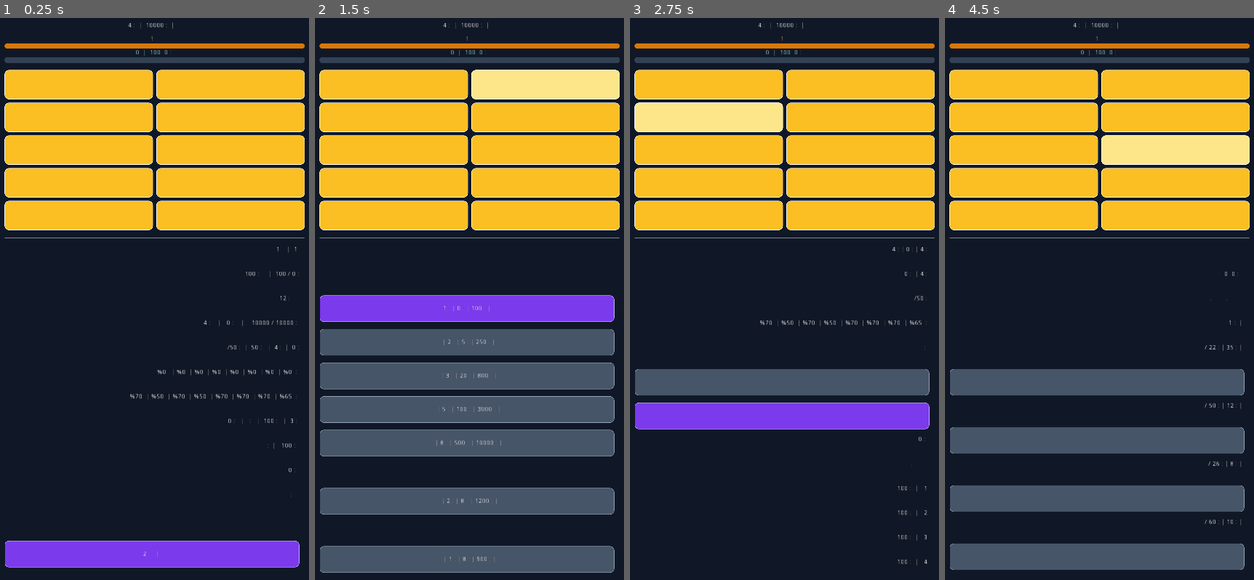
Above: before the commit, frames 1-4 (left to right).
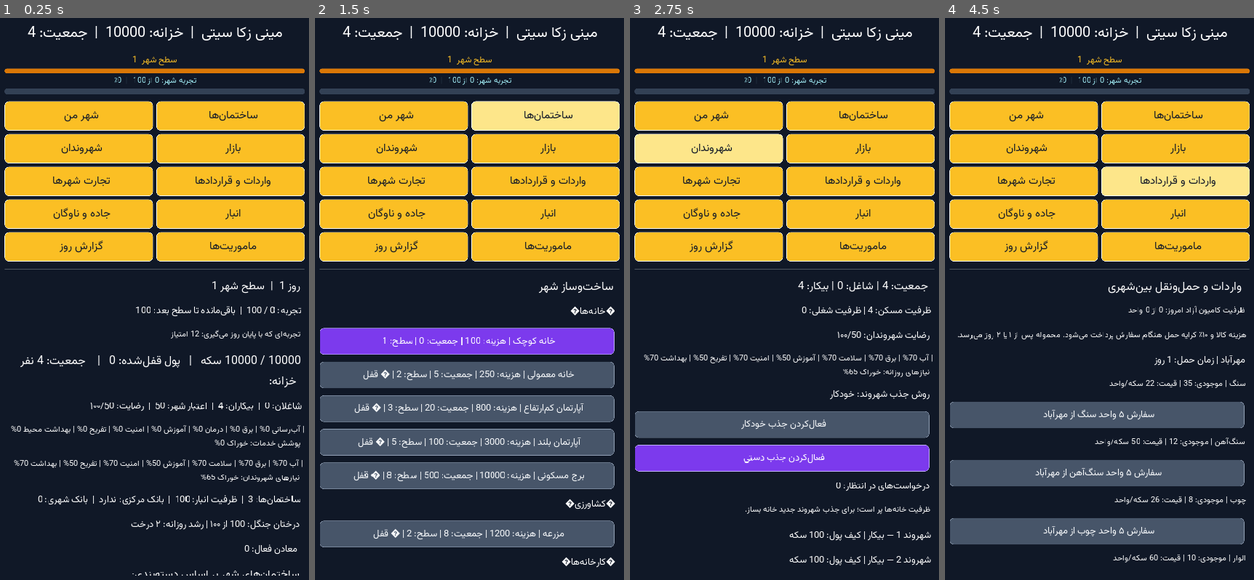
Above: after the commit, the same moments.

Repository: zekainstabot/mini-zeka-city
Game: Godot game, scene res://Main.tscn
The game is run twice, just before and just after one commit, with the same random seed, the same clock (stepped at 60 frames per second) and the same inputs.
Inputs:
- Up to frame 1 (0.25 s): no input
- Up to frame 2 (1.5 s): click "ﻦﻣ ﺮﻬﺷ" at 0.5 s; click "ﺎﻫ‌ﻥﺎﻤﺘﺧﺎﺳ" at 1.25 s
- Up to frame 3 (2.75 s): click "ﻥﺍﺪﻧﻭﺮﻬﺷ" at 2 s
- Up to frame 4 (4.5 s): click "ﺭﺍﺯﺎﺑ" at 2.75 s; click "ﺎﻫﺮﻬﺷ ﺕﺭﺎﺠﺗ" at 3.5 s; click "ﺎﻫﺩﺍﺩﺭﺍﺮﻗ ﻭ ﺕﺍﺩﺭﺍﻭ" at 4.25 s

The runs differ from the first frame. In frame 1, 25% of the frame differs, in the area x 1-99%, y 0-100%; in frame 2, 48%; in frame 3, 38%; in frame 4, 52%, in the area x 1-99%, y 0-99%.
Error before the commit: Invalid set index 'oversampling' (on base: 'DynamicFont') with value of type 'float'. (res://scripts/Main.gd:163)

Commit message:
Remove unsupported DynamicFont oversampling properties

Diff:
--- a/scripts/Main.gd
+++ b/scripts/Main.gd
@@ -160,7 +160,6 @@
 	ui_font = DynamicFont.new()
 	ui_font.font_data = font_data
 	ui_font.size = 20
-	ui_font.oversampling = 2.0
 	ui_font.use_filter = false
 	ui_font.use_mipmaps = false
 
@@ -172,7 +171,6 @@
 	font.use_filter = false
 	font.use_mipmaps = false
 	font.size = int(round(float(size) * (1.18 if get_viewport_rect().size.x < 900 else 1.0)))
-	font.oversampling = 2.0
 	control.add_font_override("font", font)
 
 func _button_style(bg_color, border_color):
